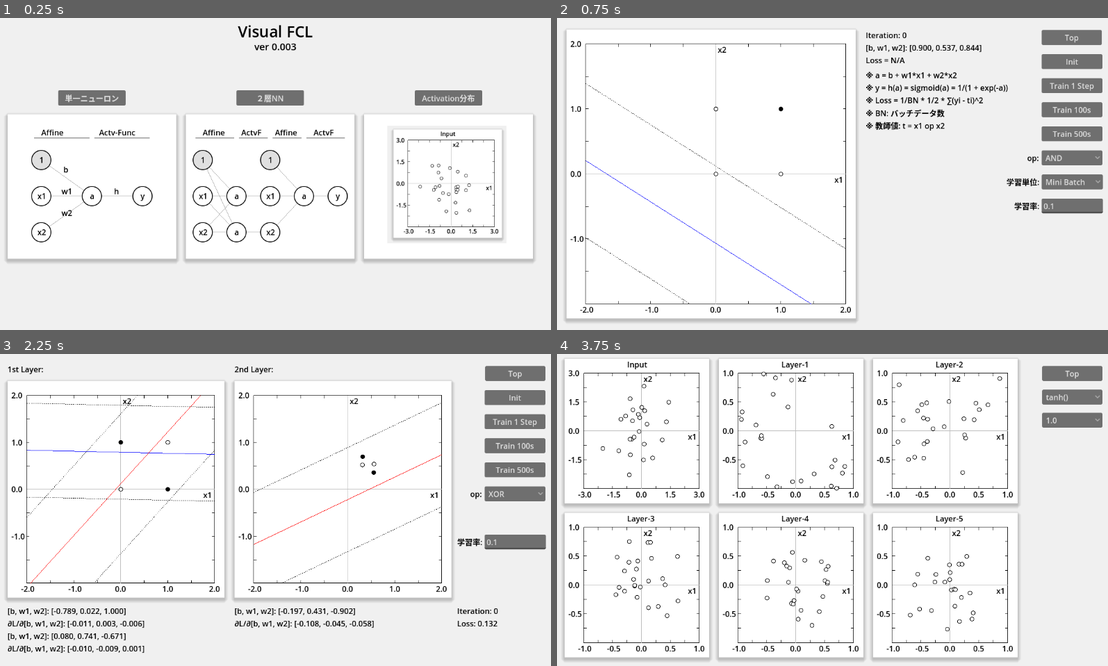
Above: before the commit, frames 1-4 (two rows, left to right).
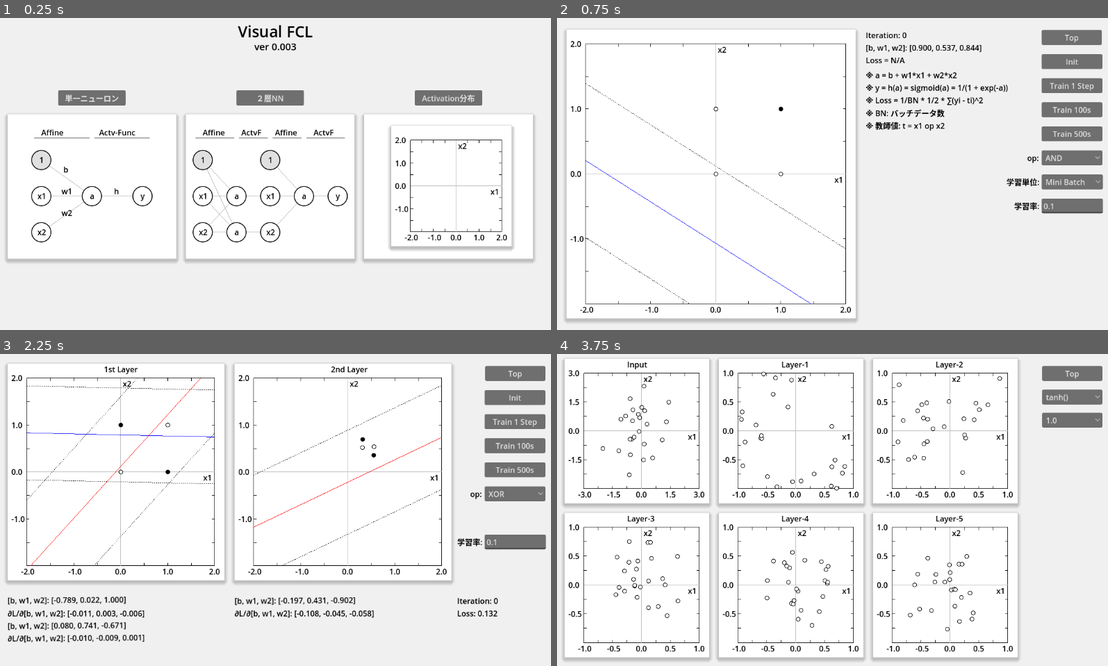
Above: after the commit, the same moments.

Repository: vivisuke/VisualFCL
Game: Godot game, scene res://top_scene.tscn
The game is run twice, just before and just after one commit, with the same random seed, the same clock (stepped at 60 frames per second) and the same inputs.
Inputs:
- Up to frame 1 (0.25 s): no input
- Up to frame 2 (0.75 s): click "単一ニューロン" at 0.5 s
- Up to frame 3 (2.25 s): click "Top" at 1.25 s; click "２層NN" at 2 s
- Up to frame 4 (3.75 s): click "Top" at 2.75 s; click "Activation分布" at 3.5 s

The runs differ from the first frame. In frame 1, 2.1% of the frame differs, in the area x 70-94%, y 34-75%; in frame 2, nothing differs; in frame 3, 8.5%, in the area x 1-91%, y 3-96%; in frame 4, nothing differs.

Commit message:
0075 ◎ C 06/24 06/24 0.003│ToDo│2層NNシーン：グラフタイトルをグラフ内に表示

Diff:
--- a/VisualFCL/fc2layer_scene.tscn
+++ b/VisualFCL/fc2layer_scene.tscn
@@ -12,6 +12,7 @@
 color = Color(0.941176, 0.941176, 0.941176, 1)
 
 [node name="Label" type="Label" parent="."]
+visible = false
 offset_left = 20.0
 offset_top = 20.0
 offset_right = 91.0
@@ -20,6 +21,7 @@
 text = "1st Layer:"
 
 [node name="Label2" type="Label" parent="."]
+visible = false
 offset_left = 491.0
 offset_top = 20.0
 offset_right = 572.0
@@ -29,16 +31,16 @@
 
 [node name="GraphRect_1" type="ColorRect" parent="."]
 offset_left = 20.0
-offset_top = 56.0
+offset_top = 20.0
 offset_right = 470.0
-offset_bottom = 506.0
+offset_bottom = 470.0
 script = ExtResource("1_fujtt")
 
 [node name="GraphRect_2" type="ColorRect" parent="."]
 offset_left = 491.0
-offset_top = 56.0
+offset_top = 20.0
 offset_right = 941.0
-offset_bottom = 506.0
+offset_bottom = 470.0
 script = ExtResource("1_fujtt")
 
 [node name="TopButton" type="Button" parent="."]
@@ -64,57 +66,61 @@
 
 [node name="Weight11Label" type="Label" parent="."]
 offset_left = 20.0
-offset_top = 522.0
+offset_top = 500.0
 offset_right = 166.0
-offset_bottom = 548.0
+offset_bottom = 526.0
+rotation = -0.00716988
 theme_override_colors/font_color = Color(0, 0, 0, 1)
 text = "[b, w1, w2]: [0, 0, 0]"
 
 [node name="Weight12Label" type="Label" parent="."]
 offset_left = 20.0
-offset_top = 574.0
+offset_top = 553.047
 offset_right = 166.0
-offset_bottom = 600.0
+offset_bottom = 579.047
+rotation = -0.00716988
 theme_override_colors/font_color = Color(0, 0, 0, 1)
 text = "[b, w1, w2]: [0, 0, 0]"
 
 [node name="Weight2Label" type="Label" parent="."]
 offset_left = 491.0
-offset_top = 522.0
+offset_top = 501.0
 offset_right = 637.0
-offset_bottom = 548.0
+offset_bottom = 527.0
+rotation = -0.00716988
 theme_override_colors/font_color = Color(0, 0, 0, 1)
 text = "[b, w1, w2]: [0, 0, 0]"
 
 [node name="Grad11Label" type="Label" parent="."]
 offset_left = 20.0
-offset_top = 548.0
+offset_top = 527.047
 offset_right = 199.0
-offset_bottom = 574.0
+offset_bottom = 553.047
 theme_override_colors/font_color = Color(0, 0, 0, 1)
 text = "∂L/∂[b, w1, w2]: [0, 0, 0]"
 
 [node name="Grad12Label" type="Label" parent="."]
 offset_left = 20.0
-offset_top = 600.0
+offset_top = 579.047
 offset_right = 199.0
-offset_bottom = 626.0
+offset_bottom = 605.047
+rotation = -0.00716988
 theme_override_colors/font_color = Color(0, 0, 0, 1)
 text = "∂L/∂[b, w1, w2]: [0, 0, 0]"
 
 [node name="Grad2Label" type="Label" parent="."]
 offset_left = 491.0
-offset_top = 548.0
+offset_top = 527.047
 offset_right = 670.0
-offset_bottom = 574.0
+offset_bottom = 553.047
 theme_override_colors/font_color = Color(0, 0, 0, 1)
 text = "∂L/∂[b, w1, w2]: [0, 0, 0]"
 
 [node name="LossLabel" type="Label" parent="."]
 offset_left = 953.0
-offset_top = 548.0
+offset_top = 527.0
 offset_right = 1038.0
-offset_bottom = 574.0
+offset_bottom = 553.0
 theme_override_colors/font_color = Color(0, 0, 0, 1)
 text = "Loss = N/A"
 
@@ -127,9 +133,9 @@
 
 [node name="ItrLabel" type="Label" parent="."]
 offset_left = 953.0
-offset_top = 522.0
+offset_top = 501.0
 offset_right = 1038.0
-offset_bottom = 548.0
+offset_bottom = 527.0
 theme_override_colors/font_color = Color(0, 0, 0, 1)
 text = "Iteration: 0"
 
--- a/VisualFCL/scripts/fc2layer_scene.gd
+++ b/VisualFCL/scripts/fc2layer_scene.gd
@@ -59,6 +59,16 @@
 	return w
 # Called when the node enters the scene tree for the first time.
 func _ready():
+	var lbl = Label.new()
+	lbl.text = "1st Layer" #if i == 0 else "2nd Layer"
+	lbl.add_theme_color_override("font_color", Color.BLACK)
+	lbl.position = Vector2(200, 0)
+	$GraphRect_1.add_child(lbl)
+	lbl = Label.new()
+	lbl.text = "2nd Layer"
+	lbl.add_theme_color_override("font_color", Color.BLACK)
+	lbl.position = Vector2(200, 0)
+	$GraphRect_2.add_child(lbl)
 	init()
 	pass # Replace with function body.
 func teacher_value(inp:Array):
--- a/VisualFCL/scripts/top_scene.gd
+++ b/VisualFCL/scripts/top_scene.gd
@@ -11,6 +11,8 @@
 	#var fnt = $BlackFontLabel.get_theme_font("font")
 	#$SingleLayerRect.fnt = $BlackFontLabel.get_theme_font("font")
 	#$SingleLayerRect.queue_redraw()
+	$ActivationDistriRect/GraphRect.to_draw_div_lines = false
+	$ActivationDistriRect/GraphRect.to_plot_boolean = false
 	pass # Replace with function body.
 
 
--- a/VisualFCL/top_scene.tscn
+++ b/VisualFCL/top_scene.tscn
@@ -1,9 +1,10 @@
-[gd_scene load_steps=6 format=3 uid="uid://bhn16u7hhqek5"]
+[gd_scene load_steps=7 format=3 uid="uid://bhn16u7hhqek5"]
 
 [ext_resource type="Script" path="res://scripts/top_scene.gd" id="1_8gowc"]
 [ext_resource type="Script" path="res://scripts/SingleLayerRect.gd" id="2_v6wdx"]
 [ext_resource type="Script" path="res://scripts/DoubleLayerRect.gd" id="3_xv4wc"]
 [ext_resource type="Script" path="res://scripts/ActivationDistriRect.gd" id="4_6cx0r"]
+[ext_resource type="Script" path="res://scripts/GraphRect.gd" id="5_1bxby"]
 [ext_resource type="Texture2D" uid="uid://cpa1qlinelwg1" path="res://images/input_data.png" id="5_1gi6k"]
 
 [node name="TopScene" type="Node2D"]
@@ -56,7 +57,15 @@
 offset_bottom = 500.0
 script = ExtResource("4_6cx0r")
 
+[node name="GraphRect" type="ColorRect" parent="ActivationDistriRect"]
+offset_left = 56.0
+offset_top = 24.0
+offset_right = 306.0
+offset_bottom = 274.0
+script = ExtResource("5_1bxby")
+
 [node name="TextureRect" type="TextureRect" parent="ActivationDistriRect"]
+visible = false
 layout_mode = 0
 offset_left = 48.0
 offset_top = 24.0
Not shown, changed: VisualFCL.spr
